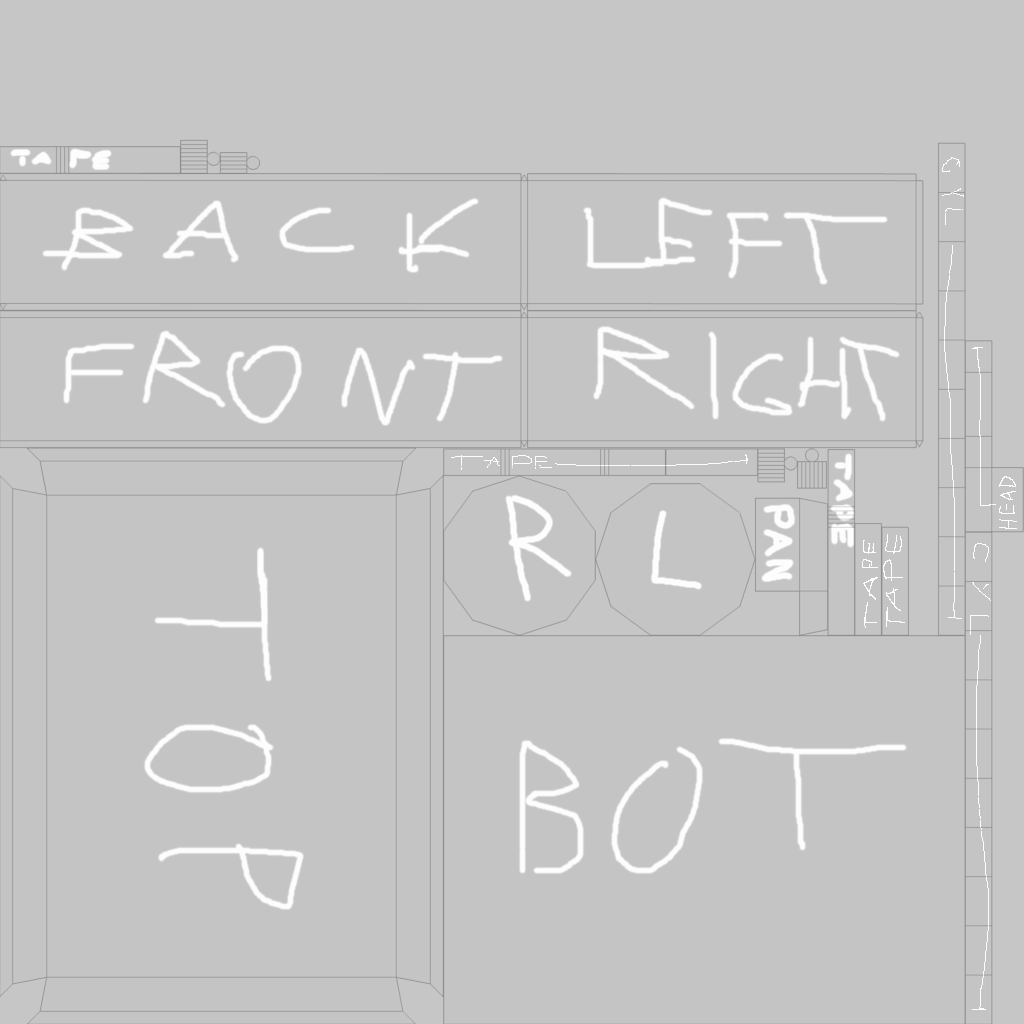
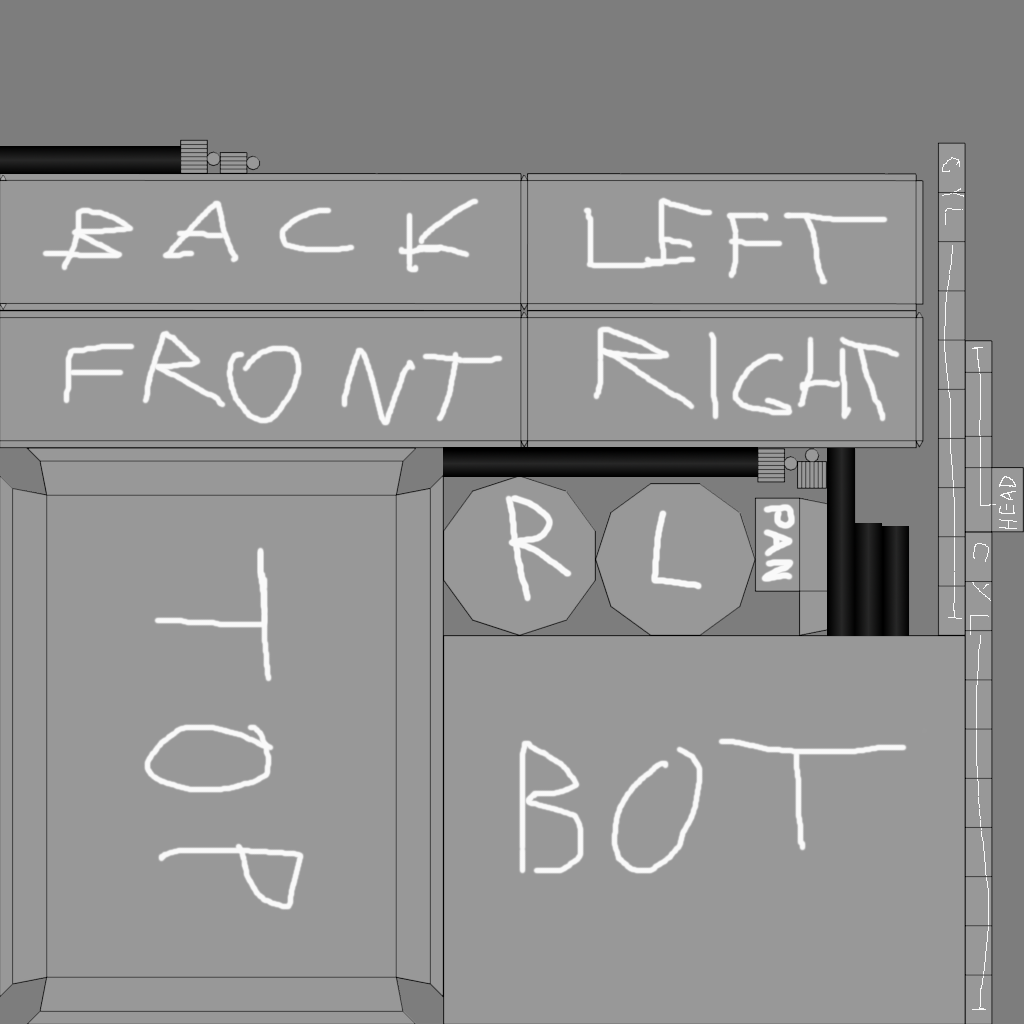
Revision of a layered w=1024, h=1024 image; what changed, layer by layer:
added group "Texture" with 1 layers above "UV Info" over (x1=0, y1=146, x2=909, y2=636)
renamed "Texture" to "Tape", opacity 56% → 100%, moved it into group "Texture", painted on it over (x1=0, y1=0, x2=1024, y2=1024)
added group "UV Info" with 2 layers over (x1=0, y1=0, x2=1024, y2=1024)
moved "UVWireframe" into group "UV Info" over (x1=0, y1=139, x2=1024, y2=1024)
moved "TextureUV" into group "UV Info" over (x1=0, y1=0, x2=1024, y2=1024)
